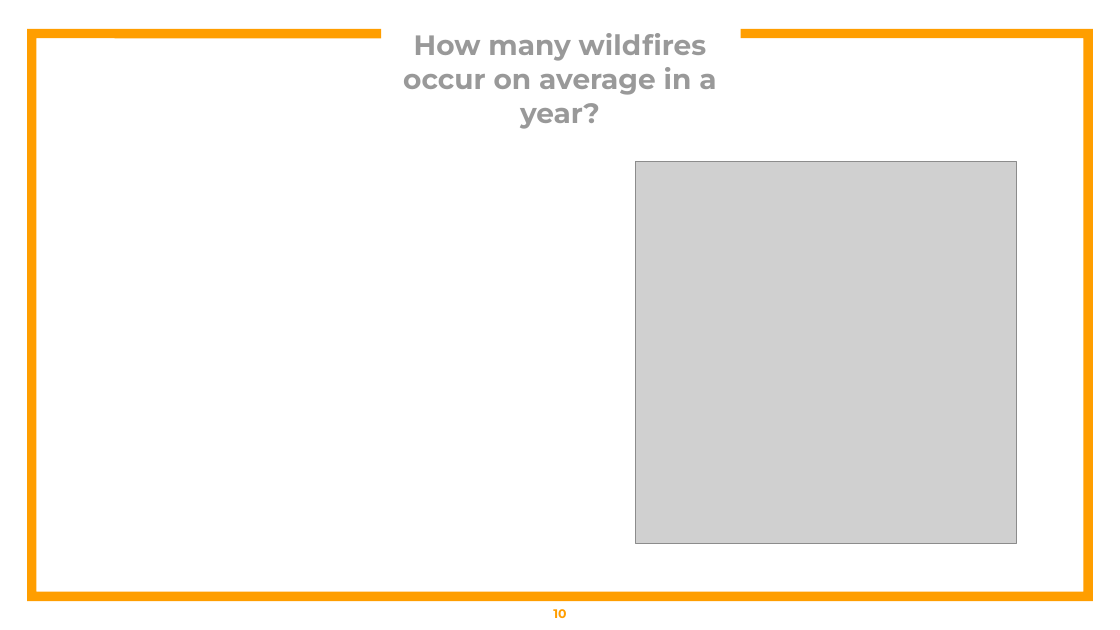
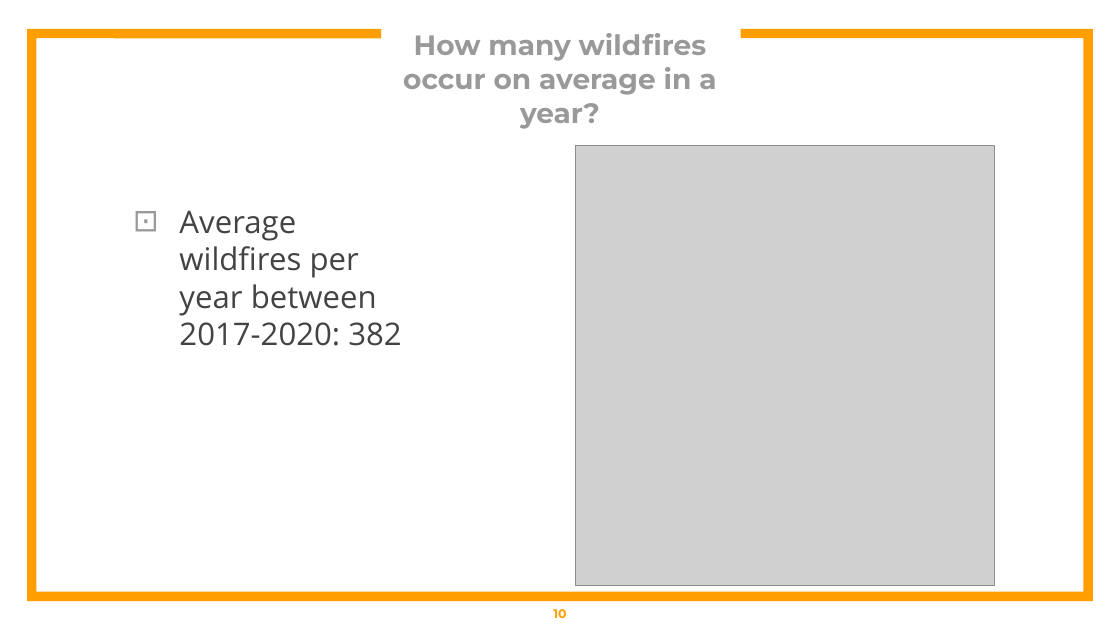
Before and after one commit to britt-emm/CGGroupProject, a slide deck: slide 10 of Wildfire_Group_Proj.pptx. Drawn at 1120x630 pixels with LibreOffice and Linux fonts; fonts in the diff are those of the drawing; grey boxes stand for pictures. Boxes give left, top, right and bottom in pixels: in the first picture for what was removed or moved away, otherwise in the second. Text is boxed around its words. In the diff, an @@ line names an element or a change of style, - is before the commit and + after.

```diff
--- a/Wildfire_Group_Proj.pptx
+++ b/Wildfire_Group_Proj.pptx
@@ picture: place and size @@
-picture at [635, 161, 1017, 543]
+picture at [576, 146, 996, 586]
@@ text added at [179, 210, 401, 346], 20 pt, text #434343 @@
+⊡ Average wildfires per year between 2017-2020: 382
```
Also in this commit, not shown: 8 other slides changed, 1 slide added, 37 slides removed.
